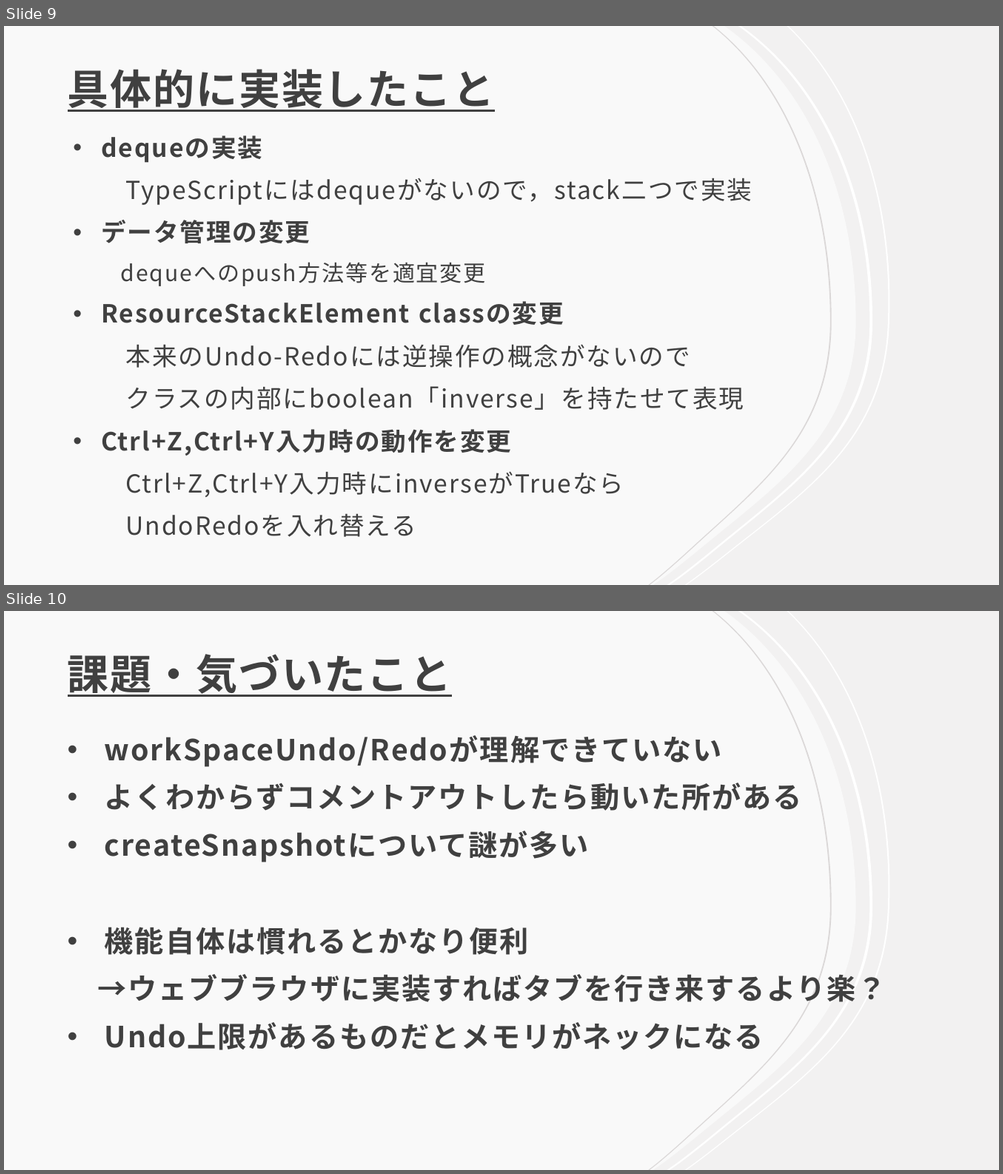
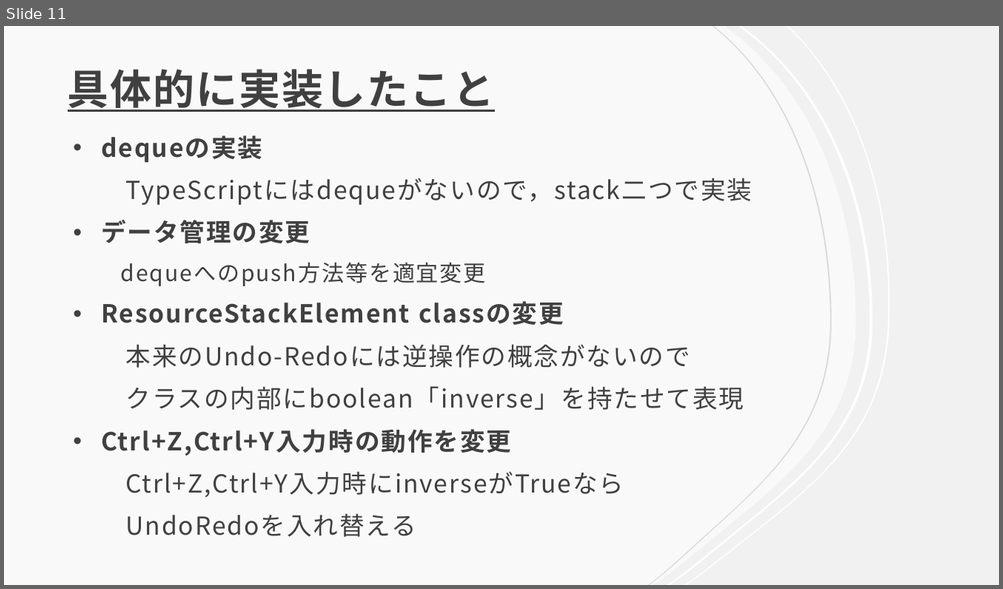
Before and after one commit to Kakeru-Miyazaki/3a_daikibo_public, a slide deck: suigyoza.pptx. Shown one above the other, each under a label of ours: slides 9 and 10 before the commit, slide 11 after it. The pictures are 1003x1174 and 1003x589 pixels, drawn with LibreOffice and Linux fonts; fonts in the diff are those of the drawing. Boxes give left, top, right and bottom in pixels: in the first picture for what was removed or moved away, otherwise in the second. Text is boxed around its words. In the diff, an @@ line names an element or a change of style, - is before the commit and + after.

```diff
--- a/suigyoza.pptx
+++ b/suigyoza.pptx
@@ slide 10 removed at [4, 611, 999, 1170], background #F2F1F1 @@
@@ group removed at [4, 611, 890, 1170]: 4 freeform shapes @@
@@ title removed at [68, 654, 452, 697] @@
-課題・気づいたこと
@@ text removed at [98, 735, 886, 1051] @@
-• workSpaceUndo/Redoが理解できていない
-• よくわからずコメントアウトしたら動いた所がある
-• createSnapshotについて謎が多い
-• 機能自体は慣れるとかなり便利
-→ウェブブラウザに実装すればタブを行き来するより楽？
-• Undo上限があるものだとメモリがネックになる
@@ what was slide 9 is now slide 11 @@
```
Also in this commit, not shown: 3 slides changed, 6 slides added, 1 other slide removed, 1 other file.
